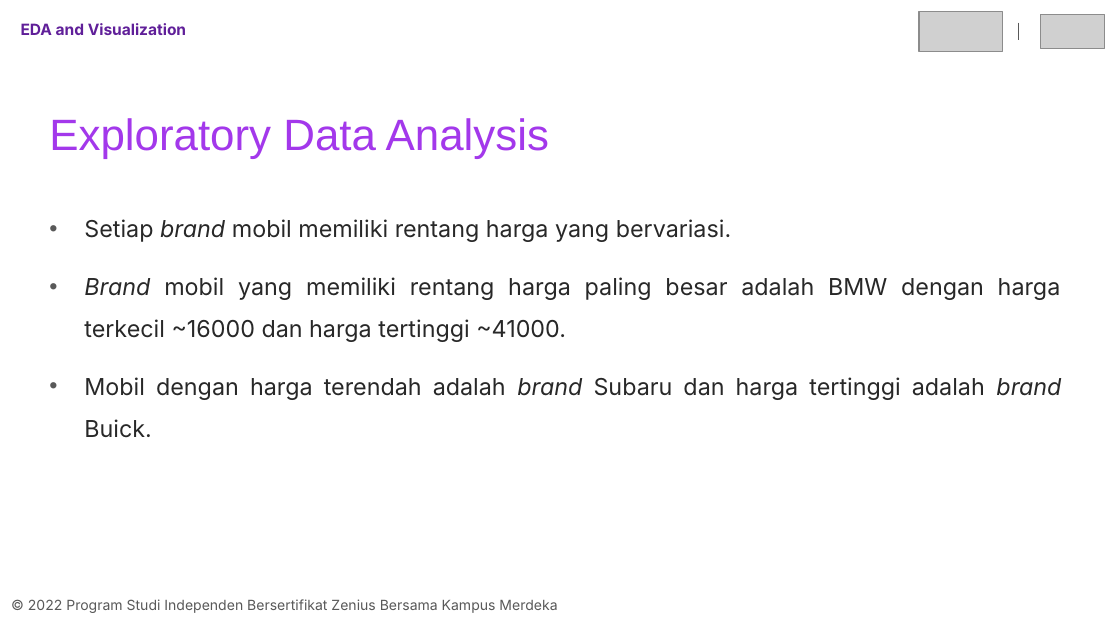
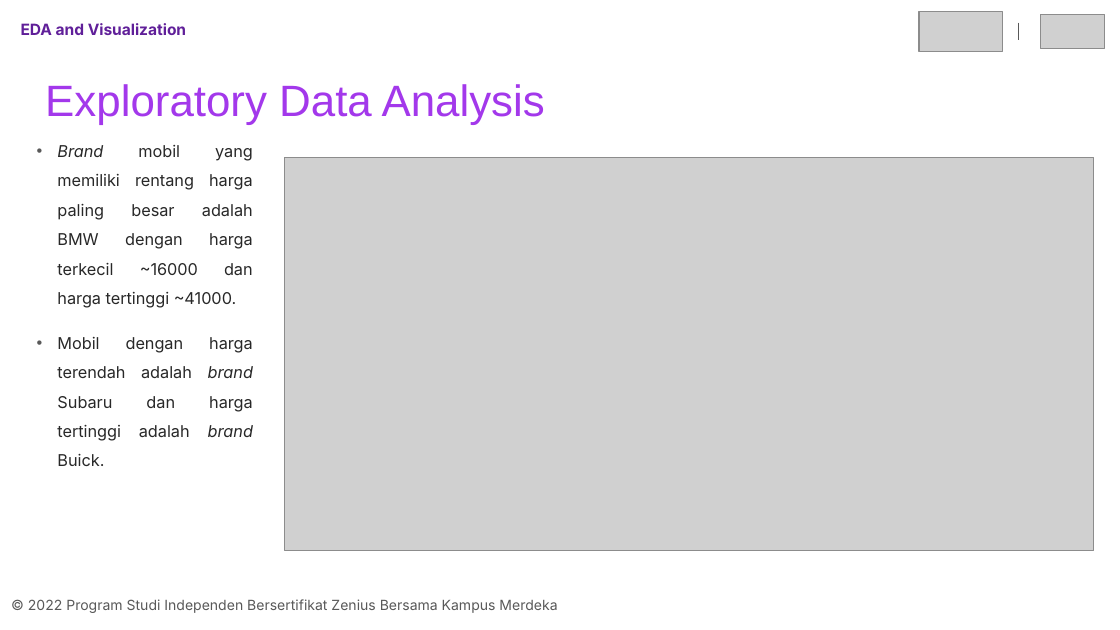
Before and after one commit to arsyfpro/Car-Price-Prediction-Machine-Learning, a slide deck: slide 13 of final_project_07_adit.pptx. Drawn at 1120x630 pixels with LibreOffice and Linux fonts; fonts in the diff are those of the drawing; grey boxes stand for pictures. Boxes give left, top, right and bottom in pixels: in the first picture for what was removed or moved away, otherwise in the second. Text is boxed around its words. In the diff, an @@ line names an element or a change of style, - is before the commit and + after.

```diff
--- a/final_project_07_adit.pptx
+++ b/final_project_07_adit.pptx
@@ title "Exploratory Data Analysis": place and size @@
-title "Exploratory Data Analysis" at bbox=[49, 118, 549, 159]
+title "Exploratory Data Analysis" at bbox=[45, 84, 545, 125]
@@ text "Brand mobil yang memiliki rentang ...": place and size @@
-text "Brand mobil yang memiliki rentang ..." at bbox=[84, 219, 1061, 438]
+text "Brand mobil yang memiliki rentang ..." at bbox=[57, 145, 253, 466]
@@ text "Brand mobil yang memiliki rentang ..." at bbox=[57, 145, 253, 466]: size 15 to 10.5 pt; indent changed @@
@@ picture added at bbox=[284, 157, 1093, 550] @@
@@ text at bbox=[84, 219, 731, 242]: paragraph removed @@
-• Setiap brand mobil memiliki rentang harga yang bervariasi.
```
Also in this commit, not shown: 10 other slides changed, 1 slide removed, 1 other file.
